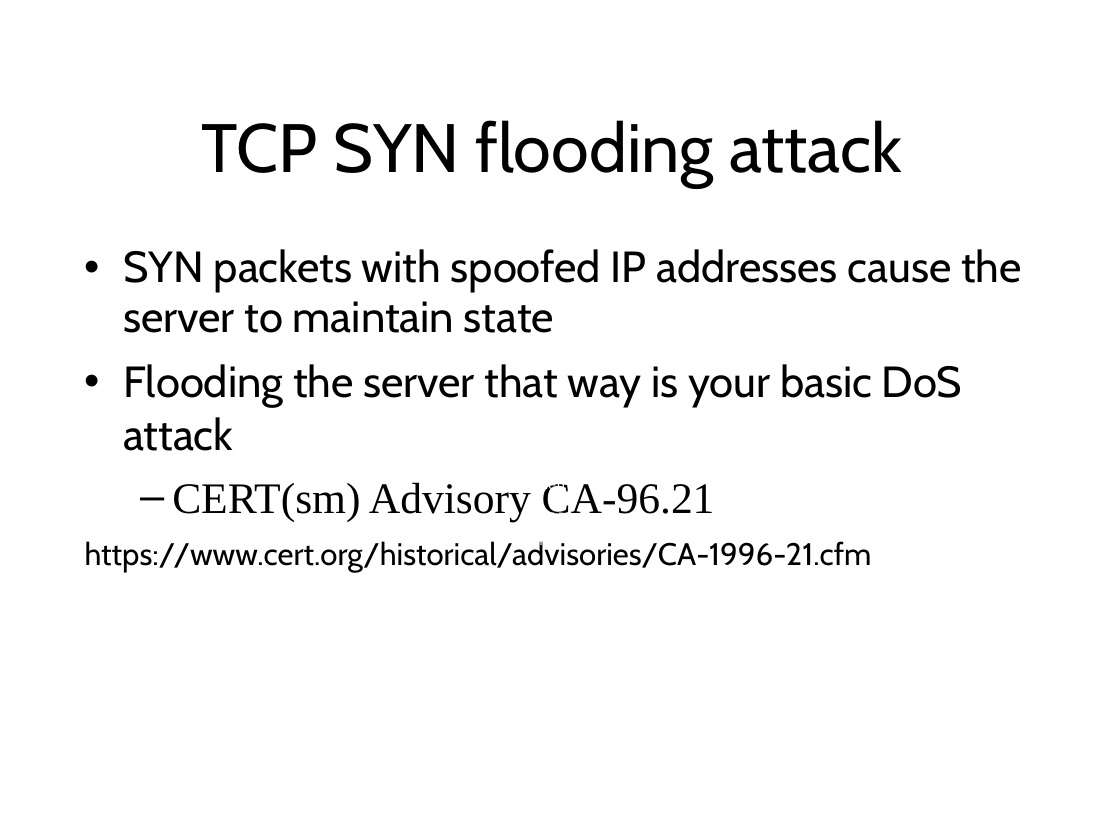
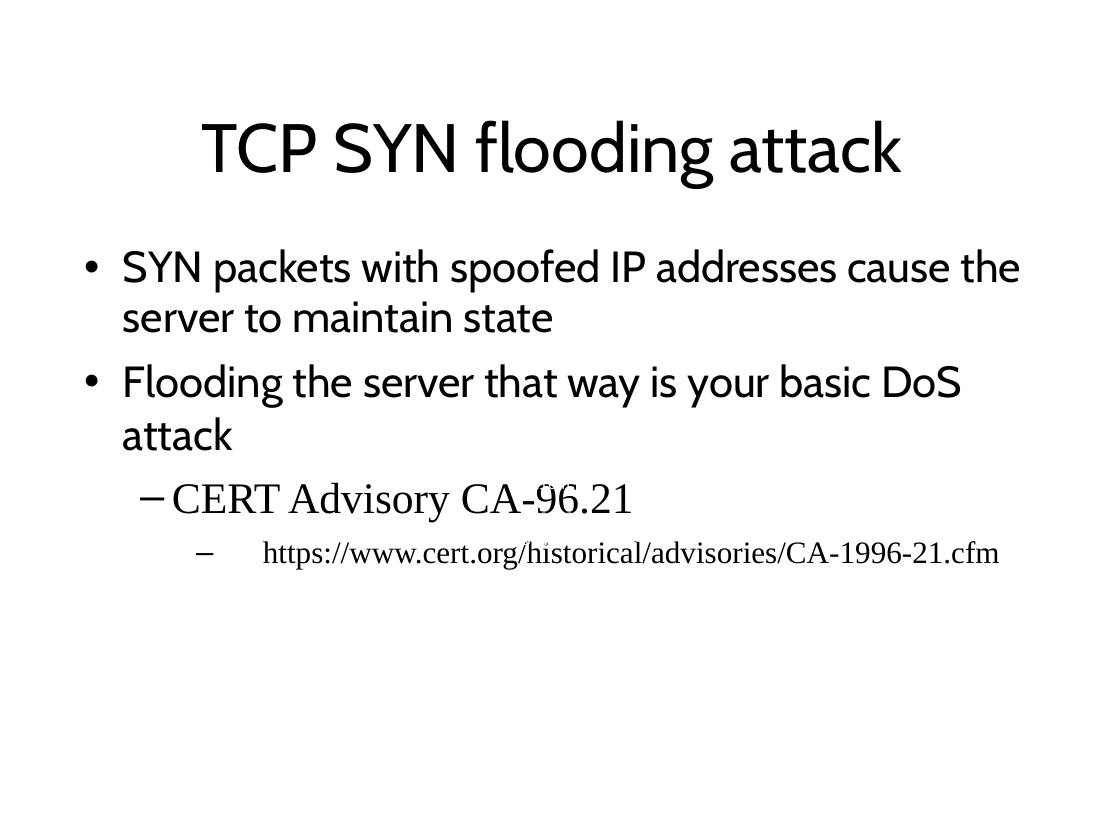
Before and after one commit to sftcd/cs7053, a slide deck: slide 42 of 2016lectures/02-concepts.ppt. Drawn at 1120x840 pixels with LibreOffice and Linux fonts; fonts in the diff are those of the drawing. Boxes give left, top, right and bottom in pixels: in the first picture for what was removed or moved away, otherwise in the second. Text is boxed around its words. In the diff, an @@ line names an element or a change of style, - is before the commit and + after.

```diff
--- a/2016lectures/02-concepts.ppt
+++ b/2016lectures/02-concepts.ppt
@@ text at (123,249,1022,569): font Cabin to Times New Roman in "https://www.cert.org/historical/advisories/CA-1996-21.cfm"; bullet none to –; list level 1 to 2 in "https://www.cert.org/historical/advisories/CA-1996-21.cfm" @@
@@ text at (172,482,634,521): text changed @@
-  – CERT(sm) Advisory CA-96.21
+  – CERT Advisory CA-96.21
```
Also in this commit, not shown: 43 other slides changed, 2 slides added.
